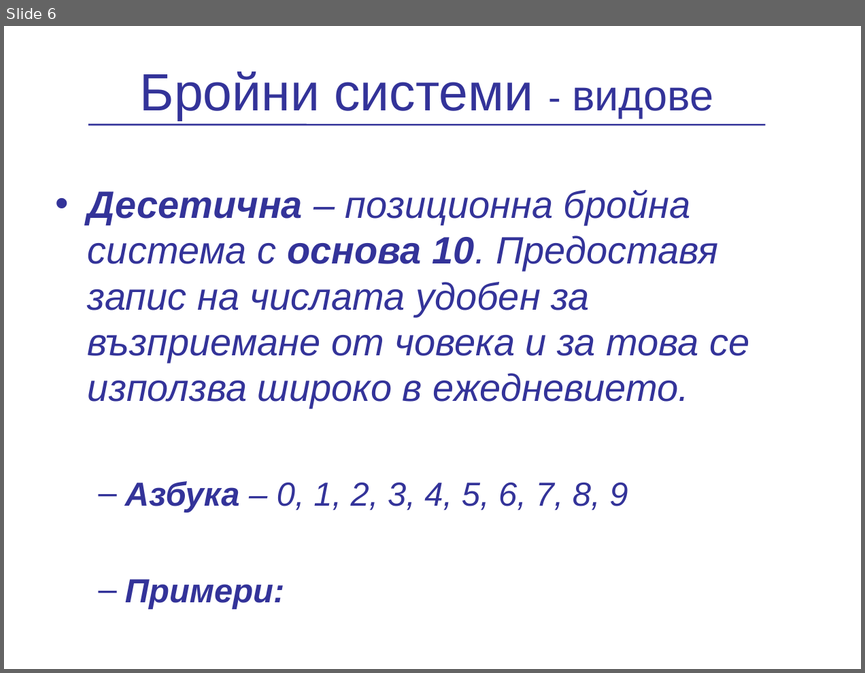
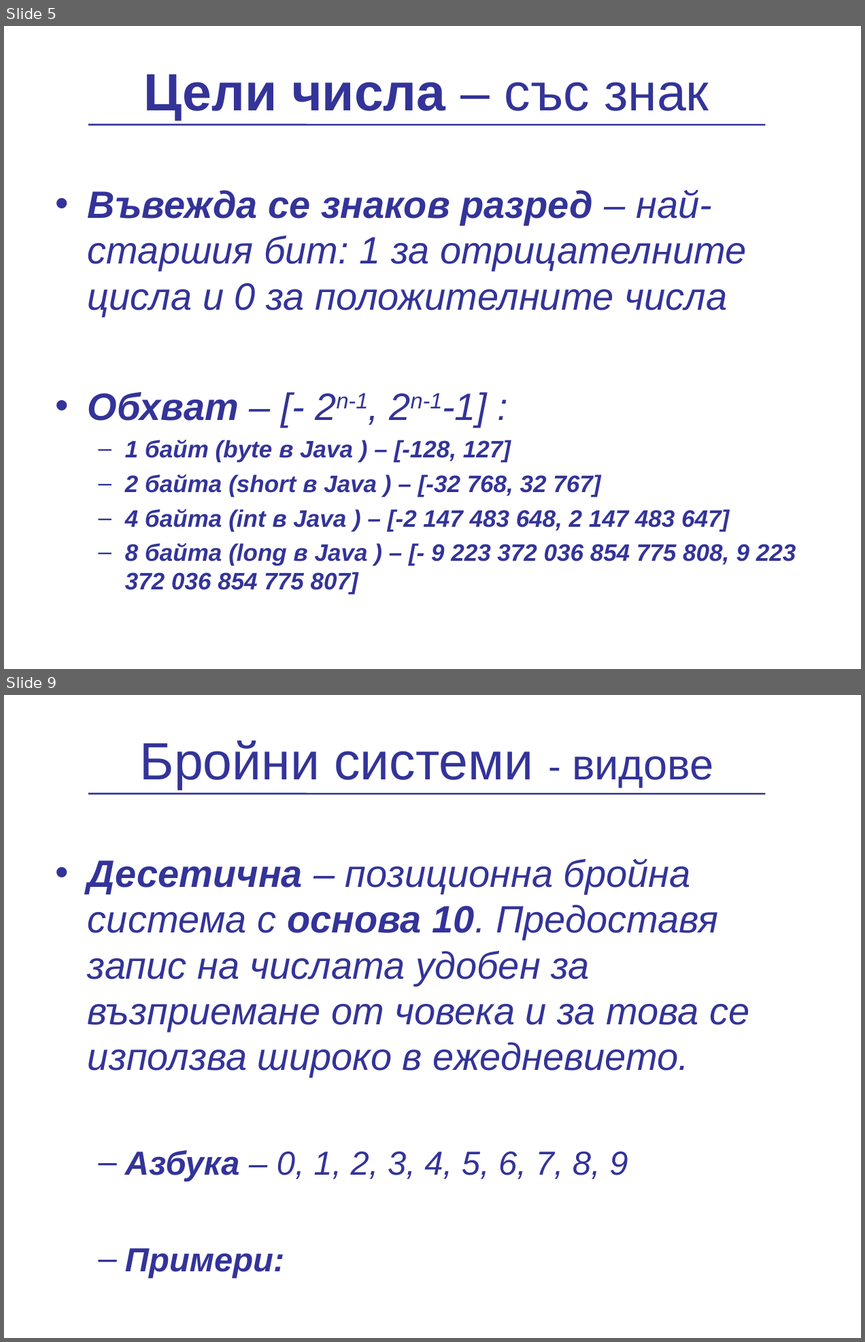
Before and after one commit to vpeevski/academy, a slide deck: Presentations/NumericalSystems/PredstavqneNaChislata.ppt. Shown one above the other, each under a label of ours: slide 6 before the commit, slides 5 and 9 after it; the slides between them are not shown. The pictures are 865x673 and 865x1342 pixels, drawn with LibreOffice and Linux fonts; fonts in the diff are those of the drawing; background and template pictures are left out. Boxes give left, top, right and bottom in pixels: in the first picture for what was removed or moved away, otherwise in the second. Text is boxed around its words. In the diff, an @@ line names an element or a change of style, - is before the commit and + after.

```diff
--- a/Presentations/NumericalSystems/PredstavqneNaChislata.ppt
+++ b/Presentations/NumericalSystems/PredstavqneNaChislata.ppt
@@ slide 5 added at [4, 26, 861, 669], background picture (left out) @@
@@ title added at [144, 74, 708, 121], 44 pt, text #333399, bold @@
+Цели числа – със знак
@@ line added from (88, 125) to (765, 125), #333399 1.5 pt @@
@@ text added at [88, 190, 796, 594], 20 pt, text #333399, bold, italic @@
+• Въвежда се знаков разред – най- старшия бит: 1 за отрицателните цисла и 0 за положителните числа
+• Обхват – [- 2n-1, 2n-1-1] :
+  – 1 байт (byte в Java ) – [-128, 127]
+  – 2 байта (short в Java ) – [-32 768, 32 767]
+  – 4 байта (int в Java ) – [-2 147 483 648, 2 147 483 647]
+  – 8 байта (long в Java ) – [- 9 223 372 036 854 775 808, 9 223 372 036 854 775 807]
@@ what was slide 6 is now slide 9 @@
```
Also in this commit, not shown: 7 other slides added, 5 slides removed, 1 other file.
